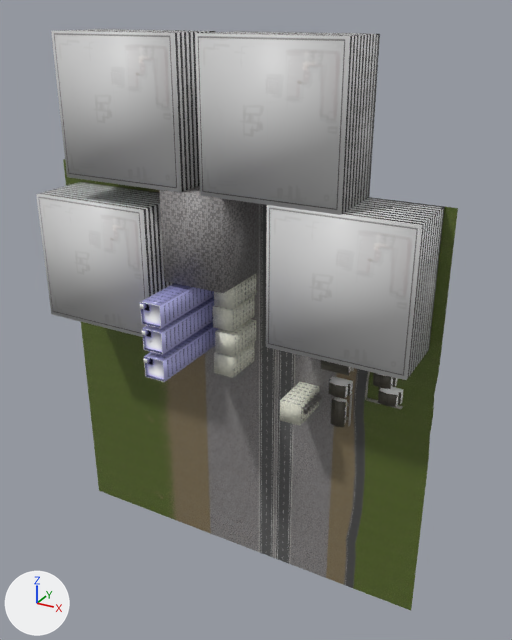
Before and after pictures for a commit that changed the FBX model source/media/model/stage-1-1.fbx.
Rendered twice from a 50 mm camera at (1.54, -2.64, 1.68) aimed at (0.16, -0.13, 0.43). The lights are fixed; the arrows at lower left show +X, +Y and +Z. Where no turn or scale is listed for an object, it has been applied to the vertices. Vertices at the same position are counted once.

Before the edit, the objects in view are built like this:
```python
me_buildings = bpy.data.meshes.new('Buildings')
me_buildings.from_pydata(...)  # 4560 vertices, 3482 faces; spans x -1.0..0.95, y -0.51..0.0, z -1.0..1.6
me_buildings.materials.append(mat_none__building_50_0_png)  # picture img_building_50_0_png
me_buildings.materials.append(mat_material__house_a_png)  # picture img_house_a_png
me_buildings.materials.append(mat_material_002__untitled_002)  # picture img_building_30_png
me_buildings.materials.append(mat_wall_high__earth_in_grass_png)  # picture img_earth_in_grass_png
me_buildings.materials.append(mat_wall_high__earth_png)  # picture img_earth_png
me_buildings.materials.append(mat_wall_high__grass_earth_png)  # picture img_grass_earth_png
me_buildings.materials.append(mat_wall_high__grass_png)  # picture img_grass_png
me_buildings.materials.append(mat_wall_high__house_a_png)  # picture img_house_a_png
me_buildings.materials.append(mat_wall_high__path_with_drain_png)  # picture img_path_with_drain_png
me_buildings.materials.append(mat_wall_high__path_png)  # picture img_path_png
me_buildings.materials.append(mat_wall_high__road_png)  # picture img_road_png
me_buildings.materials.append(mat_wall_high__tile_png)  # picture img_tile_png
me_buildings.materials.append(mat_wall_high__wall_2_png_001)  # picture img_wall_1_png
me_buildings.materials.append(mat_building_20__building_20_png)  # picture img_building_20_png
me_buildings.materials.append(mat_building_20__tile_png)  # picture img_tile_png
me_buildings.materials.append(mat_outdoor_unit__outdoor_unit_png_001)  # picture img_outdoor_unit_png
me_buildings.materials.append(mat_wall_2__tile_png)  # picture img_tile_png
ob_buildings = bpy.data.objects.new('Buildings', me_buildings)
ob_buildings.location = (0.0, 0.0, 0.0)
```
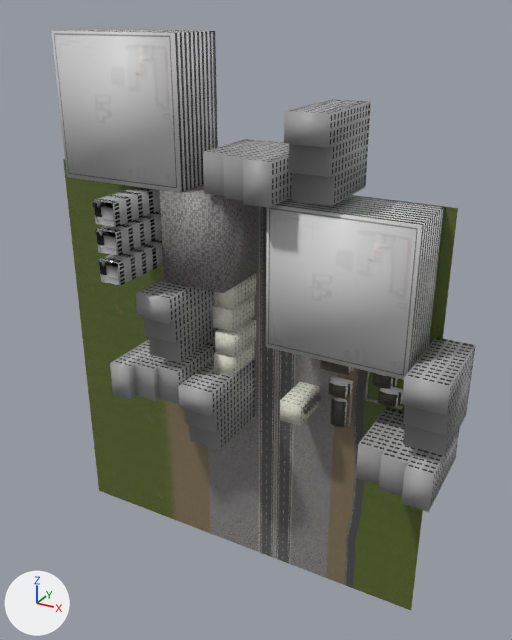
The edits, one by one:
Picture 'building-40.png' (img_building_40_png) is new.
Material 'None__buidling-40-baked_png_001' (mat_none__buidling_40_baked_png_001) is new.
Its texture is img_building_40_png (with its transparency).
Its roughness is 0.106.
Material 'Wall-High__buidling-40-baked_png_001' (mat_wall_high__buidling_40_baked_png_001) is new.
Its texture is img_building_40_png (with its transparency).
me_buildings is used by ob_buildings; location (0.0, 0.0, 0.0).
me_buildings had 4560 vertices, 3482 faces and spanned x -1.0..0.95, y -0.51..0.0, z -1.0..1.6.
me_buildings no longer uses material mat_none__building_50_0_png (picture img_building_50_0_png).
me_buildings now has 4657 vertices, 3605 faces and spans x -1.0..1.08, y -0.51..0.0, z -1.0..1.6.
me_buildings part 1: the loose piece of 8 vertices spanning x -0.18..-0.16, y -0.51..-0.49, z 0.56..0.58 is moved by (-0.2, 0.0, 0.4), in mat_none__buidling_40_baked_png_001 (picture img_building_40_png).
me_buildings part 2: the loose piece of 16 vertices spanning x -0.18..-0.08, y -0.5..0.0, z 0.48..0.58 is moved by (-0.2, 0.0, 0.4), in mat_none__buidling_40_baked_png_001 (picture img_building_40_png).
me_buildings part 3: the loose piece of 8 vertices spanning x -0.18..-0.16, y -0.51..-0.49, z 0.44..0.46 is moved by (-0.2, 0.0, 0.4), in mat_none__buidling_40_baked_png_001 (picture img_building_40_png).
me_buildings part 4: the loose piece of 16 vertices spanning x -0.18..-0.08, y -0.5..0.0, z 0.36..0.46 is moved by (-0.2, 0.0, 0.4), in mat_none__buidling_40_baked_png_001 (picture img_building_40_png).
me_buildings part 5: the loose piece of 8 vertices spanning x -0.18..-0.16, y -0.51..-0.49, z 0.31..0.33 is moved by (-0.2, 0.0, 0.4), in mat_none__buidling_40_baked_png_001 (picture img_building_40_png).
me_buildings part 6: the loose piece of 16 vertices spanning x -0.18..-0.08, y -0.5..0.0, z 0.23..0.33 is moved by (-0.2, 0.0, 0.4), in mat_none__buidling_40_baked_png_001 (picture img_building_40_png).
me_buildings part 7: a new loose piece of 16 vertices spanning x 0.42..0.58, y -0.4..0.0, z 1.04..1.36, in mat_wall_high__buidling_40_baked_png_001 (picture img_building_40_png).
me_buildings part 8: a new loose piece of 16 vertices spanning x 0.04..0.36, y -0.4..0.0, z 1.02..1.18, in mat_wall_high__buidling_40_baked_png_001 (picture img_building_40_png).
me_buildings part 9: a new loose piece of 16 vertices spanning x -0.46..-0.14, y -0.4..0.0, z 0.02..0.18, in mat_wall_high__buidling_40_baked_png_001 (picture img_building_40_png).
me_buildings part 10: a new loose piece of 16 vertices spanning x -0.28..-0.12, y -0.4..0.0, z 0.24..0.56, in mat_wall_high__buidling_40_baked_png_001 (picture img_building_40_png).
me_buildings part 11: a new loose piece of 16 vertices spanning x 0.74..1.06, y -0.4..0.0, z -0.08..0.08, in mat_wall_high__buidling_40_baked_png_001 (picture img_building_40_png).
me_buildings part 12: a new loose piece of 16 vertices spanning x 0.92..1.08, y -0.4..0.0, z 0.14..0.46, in mat_wall_high__buidling_40_baked_png_001 (picture img_building_40_png).
me_buildings part 13: a new loose piece of 16 vertices spanning x -0.08..0.08, y -0.4..0.0, z -0.16..0.16, in mat_wall_high__buidling_40_baked_png_001 (picture img_building_40_png).
Part 14, on me_buildings:
15 vertices are removed from x -0.9..0.6, y -0.3..0.0, z 0.3..1.6.
52 faces are deleted.
42 new faces join them, mat_wall_2__tile_png (picture img_tile_png).
me_buildings now uses material mat_none__buidling_40_baked_png_001 (picture img_building_40_png).
me_buildings now uses material mat_wall_high__buidling_40_baked_png_001 (picture img_building_40_png).

What differs and where, as boxes [x1, y1, x2, y2] in the pictures (512 x 640 px; the box of a moved part takes in the faces that stretch with it):
'Buildings', reshaped
    before: [36, 29, 458, 610]
    after: [51, 29, 476, 610]
part 1 of me_buildings, moved or reshaped
    before: [140, 303, 147, 309]
    after: [93, 201, 100, 207]
part 2 of me_buildings, moved or reshaped
    before: [140, 283, 214, 328]
    after: [94, 187, 160, 227]
part 3 of me_buildings, moved or reshaped
    before: [141, 329, 148, 336]
    after: [95, 230, 103, 236]
part 4 of me_buildings, moved or reshaped
    before: [142, 296, 214, 355]
    after: [96, 210, 162, 256]
part 5 of me_buildings, moved or reshaped
    before: [143, 357, 150, 363]
    after: [98, 260, 106, 267]
part 6 of me_buildings, moved or reshaped
    before: [144, 322, 219, 382]
    after: [99, 237, 163, 286]
part 7 of me_buildings, added
    after: [284, 99, 371, 206]
part 8 of me_buildings, added
    after: [203, 139, 292, 208]
part 9 of me_buildings, added
    after: [110, 339, 215, 404]
part 10 of me_buildings, added
    after: [136, 279, 218, 362]
part 11 of me_buildings, added
    after: [356, 408, 460, 512]
part 12 of me_buildings, added
    after: [402, 337, 476, 456]
part 13 of me_buildings, added
    after: [178, 358, 255, 450]
part 14 of me_buildings, moved or reshaped (not visible afterwards)
    before: [36, 31, 380, 337]
